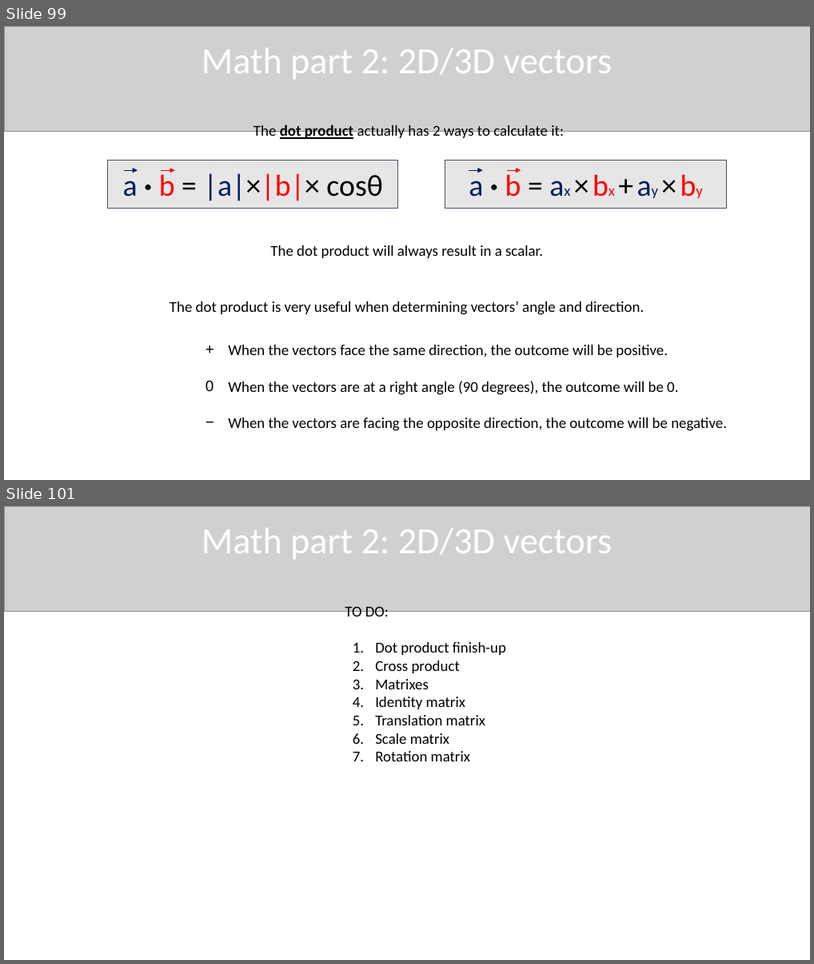
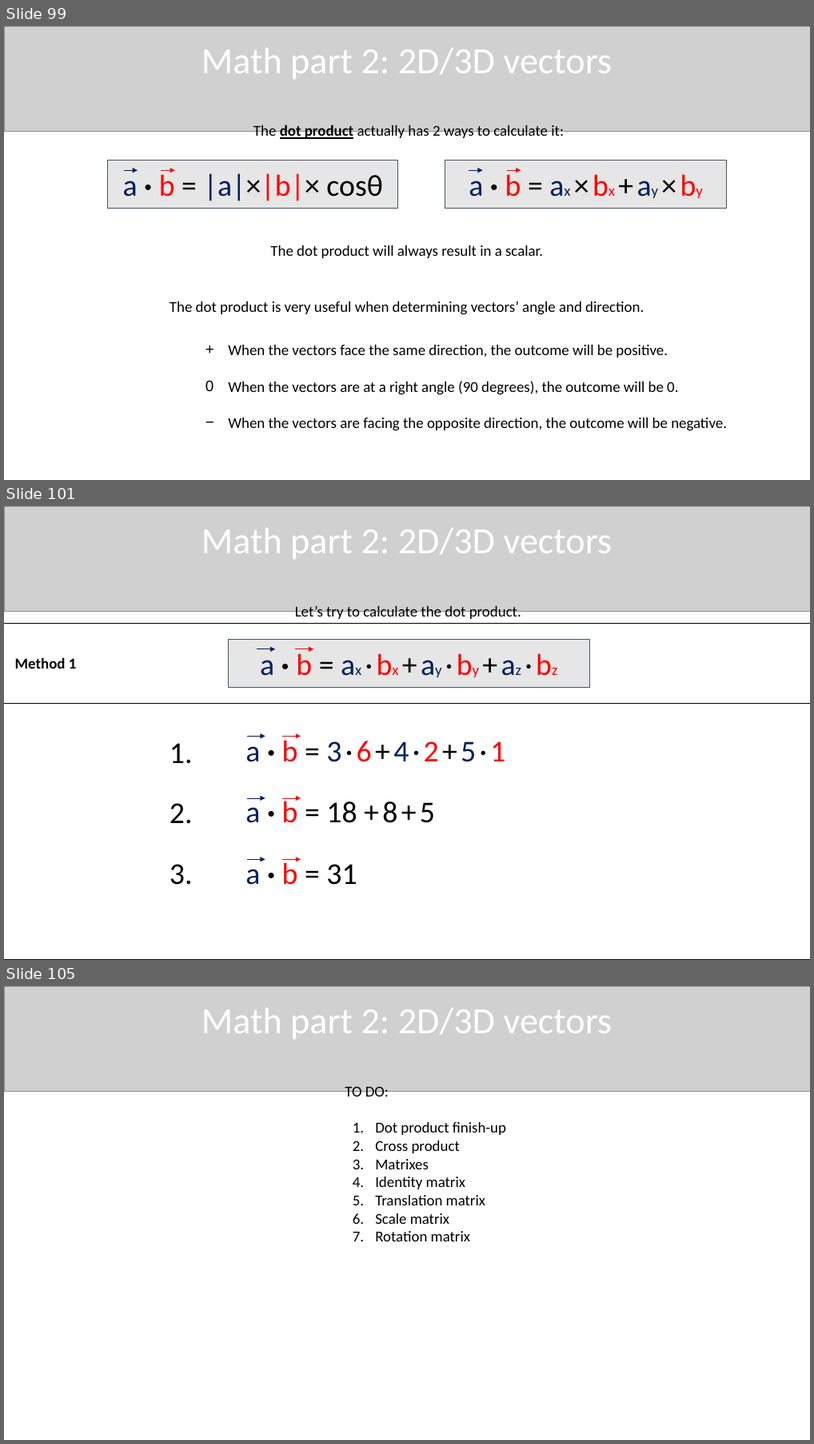
Before and after one commit to QuincyJacobs/WebGLTutorial, a slide deck: Presentation/Presentation WebGL.pptx. Shown one above the other, each under a label of ours: slides 99 and 101 before the commit, slides 99, 101 and 105 after it; the slides between them are not shown. The pictures are 814x964 and 814x1444 pixels, drawn with LibreOffice and Linux fonts; fonts in the diff are those of the drawing; grey boxes stand for pictures. Boxes give left, top, right and bottom in pixels: in the first picture for what was removed or moved away, otherwise in the second. Text is boxed around its words. In the diff, an @@ line names an element or a change of style, - is before the commit and + after.

```diff
--- a/Presentation/Presentation WebGL.pptx
+++ b/Presentation/Presentation WebGL.pptx
@@ slide 101 added at (x1=4, y1=506, x2=810, y2=960), background #FFFFFF @@
@@ picture added at (x1=4, y1=506, x2=810, y2=612) @@
@@ text added at (x1=202, y1=528, x2=613, y2=559), 44 pt, text #FFFFFF @@
+Math part 2: 2D/3D vectors
@@ rectangle added at (x1=4, y1=624, x2=810, y2=704), outline #000000 1.5 pt @@
@@ text added at (x1=295, y1=606, x2=522, y2=620), 18 pt, text #000000 @@
+Let’s try to calculate the dot product.
@@ rectangle added at (x1=229, y1=639, x2=590, y2=687), fill #E7E6E6, outline #44546A 0.75 pt @@
@@ arrow added from (257, 649) to (276, 649), #002060 0.75 pt @@
@@ text added at (x1=260, y1=649, x2=312, y2=676), 36 pt, text #002060 @@
+a · b = ax · bx + ay · by + az · bz
@@ arrow added from (295, 649) to (314, 649), #FF0000 0.75 pt @@
@@ text added at (x1=15, y1=657, x2=77, y2=668), 18 pt, text #000000, bold @@
+Method 1
@@ rectangle added at (x1=4, y1=704, x2=810, y2=960), outline #000000 1.5 pt @@
@@ text added at (x1=170, y1=743, x2=193, y2=764), 36 pt, text #000000 @@
+1.
@@ text added at (x1=246, y1=736, x2=506, y2=762), 36 pt, text #000000 @@
+a · b = 3 · 6 + 4 · 2 + 5 · 1
@@ arrow added from (247, 736) to (266, 736), #002060 0.75 pt @@
@@ arrow added from (282, 736) to (301, 736), #FF0000 0.75 pt @@
@@ text added at (x1=170, y1=803, x2=193, y2=824), 36 pt, text #000000 @@
+2.
@@ text added at (x1=246, y1=797, x2=435, y2=823), 36 pt, text #000000 @@
+a · b = 18 + 8 + 5
@@ arrow added from (247, 798) to (266, 798), #002060 0.75 pt @@
@@ arrow added from (282, 798) to (301, 798), #FF0000 0.75 pt @@
@@ text added at (x1=170, y1=864, x2=193, y2=884), 36 pt, text #000000 @@
+3.
@@ text added at (x1=246, y1=858, x2=357, y2=884), 36 pt, text #000000 @@
+a · b = 31
@@ arrow added from (247, 860) to (266, 860), #002060 0.75 pt @@
@@ arrow added from (282, 860) to (301, 860), #FF0000 0.75 pt @@
@@ what was slide 101 is now slide 105 @@
```
Also in this commit, not shown: 5 slides changed, 3 other slides added, 1 other file.
